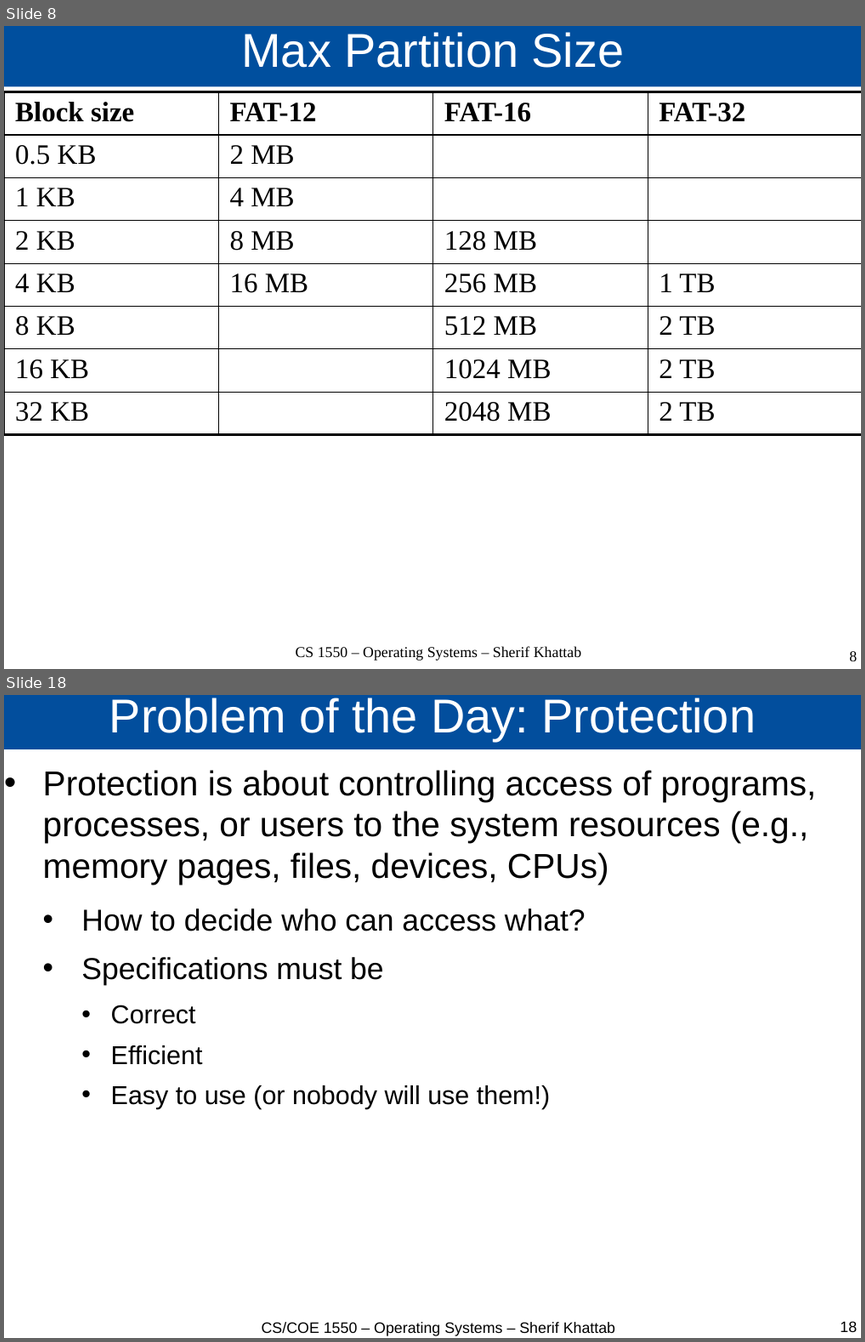
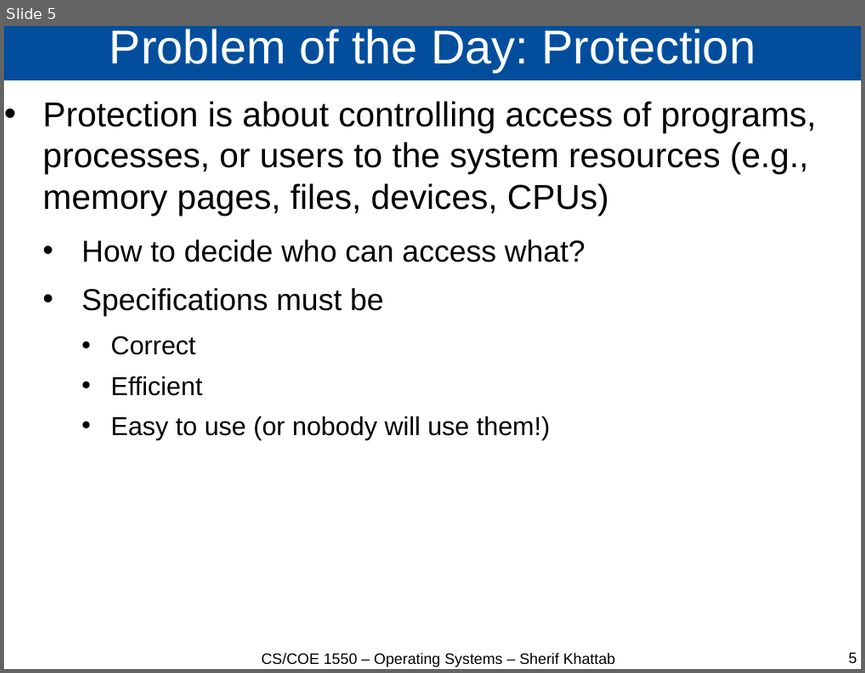
Before and after one commit to cs1550-2244/cs1550-code-handouts, a slide deck: DraftSlides/Lecture25.pptx. Shown one above the other, each under a label of ours: slides 8 and 18 before the commit, slide 5 after it; the slides between them are not shown. The pictures are 865x1342 and 865x673 pixels, drawn with LibreOffice and Linux fonts; fonts in the diff are those of the drawing. Boxes give left, top, right and bottom in pixels: in the first picture for what was removed or moved away, otherwise in the second. Text is boxed around its words. In the diff, an @@ line names an element or a change of style, - is before the commit and + after.

```diff
--- a/DraftSlides/Lecture25.pptx
+++ b/DraftSlides/Lecture25.pptx
@@ slide 8 removed at (4,26,861,669), background #FFFFFF @@
@@ title removed at (4,26,861,87) @@
-Max Partition Size
@@ table removed at (4,92,861,435), 8 rows, 4 columns @@
-Block size | FAT-12 | FAT-16 | FAT-32
-0.5 KB | 2 MB |  | 
-1 KB | 4 MB |  | 
-2 KB | 8 MB | 128 MB | 
-4 KB | 16 MB | 256 MB | 1 TB
-8 KB |  | 512 MB | 2 TB
-16 KB |  | 1024 MB | 2 TB
-32 KB |  | 2048 MB | 2 TB
@@ text removed at (296,646,581,660) @@
-CS 1550 – Operating Systems – Sherif Khattab
@@ page number removed at (849,651,857,661) @@
-8
@@ what was slide 18 is now slide 5 @@
@@ page number at (848,652,857,663): text changed @@
-18
+5
```
Also in this commit, not shown: 12 other slides removed, 2 other files.
